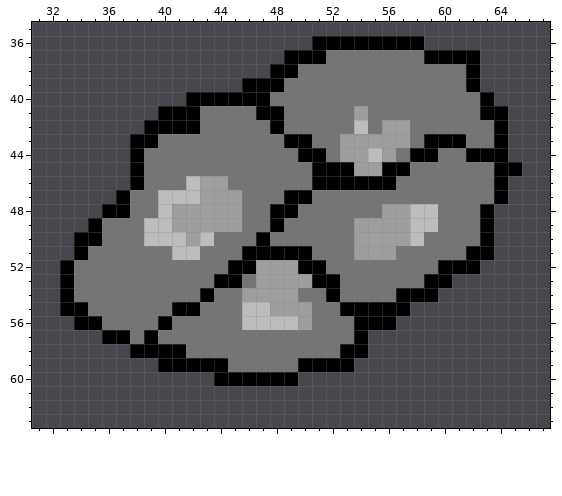
Two states of a sprite sheet, Images/Aster.png. Above, as it was before the edit.
Shown: x 31..67, y 35..63. The old version is drawn lined up with the new one.
New version:
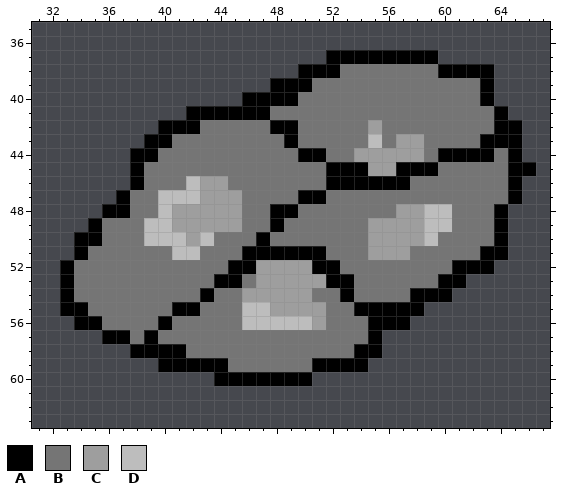
Palette (. is transparent): A #000000  B #757575  C #9e9e9e  D #bdbdbd
The exact change:
whole drawing moved by -7,+5 (the old picture is shown already moved)
file 100x100 -> 200x200 pixels (blocks of 1x1 -> 2x2; one block is one cell here)
Colour A is added in rows 38 to 39 at x 63; in rows 42 to 44 at x 65; in row 45 at x 66; in rows 46 to 47 at x 65; in rows 48 to 51 at x 64; in row 52 at x 63.
Colour A is added in row 53 at x 61; in row 54 at x 60; in row 55 at x 58; in row 56 at x 57; in rows 57 to 58 at x 55; in row 59 at x 54.
Colour A is added in row 60 at x 50.
Colour A replaces colour B in row 37 at x 52 to 58; in row 38 at x 50 to 52 and 60 to 61; in row 39 at x 49 to 50; in row 40 at x 48 to 49; in row 41 at x 43 to 46; in row 42 at x 49.
Colour A replaces colour B in row 43 at x 40 and 63; in row 44 at x 39 and 60 to 61; in row 45 at x 58 to 59; in row 46 at x 57; in row 47 at x 51; in row 51 at x 51.
Colour A replaces colour B in row 52 at x 52; in rows 53 to 54 at x 53.
Colour A replaces colour C in row 45 at x 54.
Colour B replaces colour A in row 39 at x 62; in row 41 at x 48 and 63; in row 43 at x 50 and 59 to 61; in row 44 at x 59 and 64; in rows 45 to 46 at x 51 and 64; in row 47 at x 49 and 64.
Colour B replaces colour A in rows 48 to 50 at x 63; in row 51 at x 62; in row 52 at x 60; in row 53 at x 59; in row 54 at x 52 and 57; in row 55 at x 53.
Colour B replaces colour A in rows 56 to 57 at x 54; in row 58 at x 53; in row 59 at x 50.
Colour B replaces colour C in row 41 at x 54; in row 42 at x 56 to 57; in row 43 at x 53 to 54 and 56; in row 44 at x 53; in row 48 at x 56; in rows 49 to 51 at x 54.
Colour B replaces colour D in row 42 at x 54.
Colour C replaces colour A in row 44 at x 58; in row 45 at x 56; in row 52 at x 50; in row 53 at x 51.
Colour C replaces colour B in row 42 at x 55; in row 43 at x 58; in row 44 at x 57; in row 51 at x 57; in row 54 at x 50; in rows 55 to 56 at x 51.
Colour C replaces colour D in row 44 at x 55; in rows 48 to 50 at x 58.
Colour D replaces colour B in rows 48 to 49 at x 60; in row 50 at x 59.
Colour D replaces colour C in row 43 at x 55; in row 56 at x 50.
Colour A is gone in row 36 at x 51 to 58; in row 37 at x 49 to 51 and 60 to 62; in row 38 at x 48 to 49; in row 39 at x 46 to 47; in row 40 at x 42 to 45; in row 41 at x 40 to 41.
Colour A is gone in row 42 at x 39; in row 43 at x 38.
Where, in picture pixels (left, top, right, bottom), the same in both pictures:
changed: (130, 36, 536, 386)
